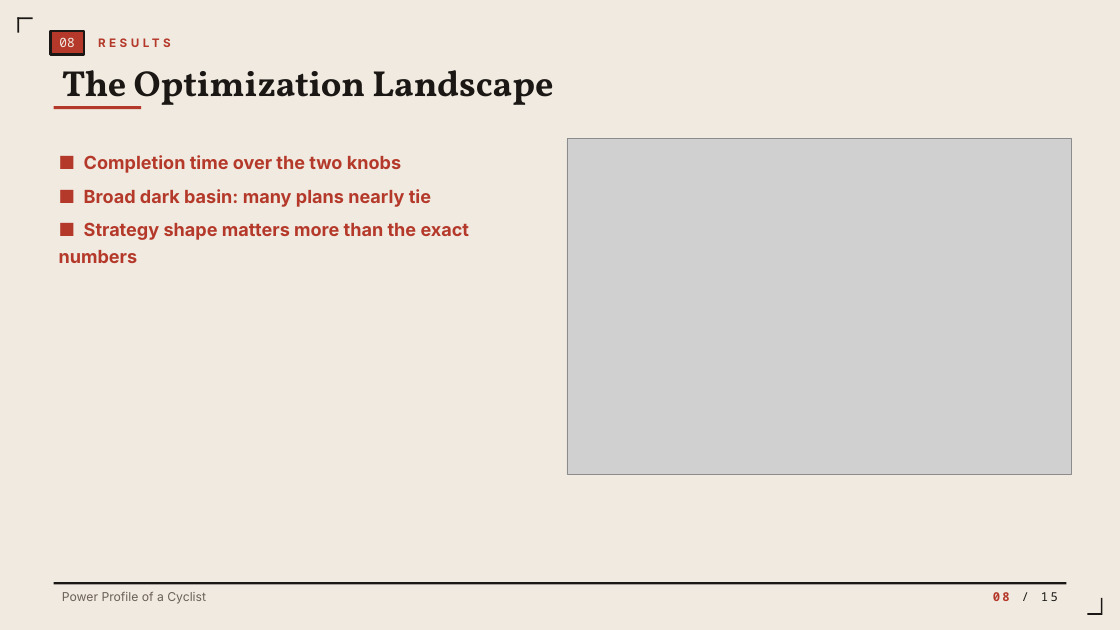
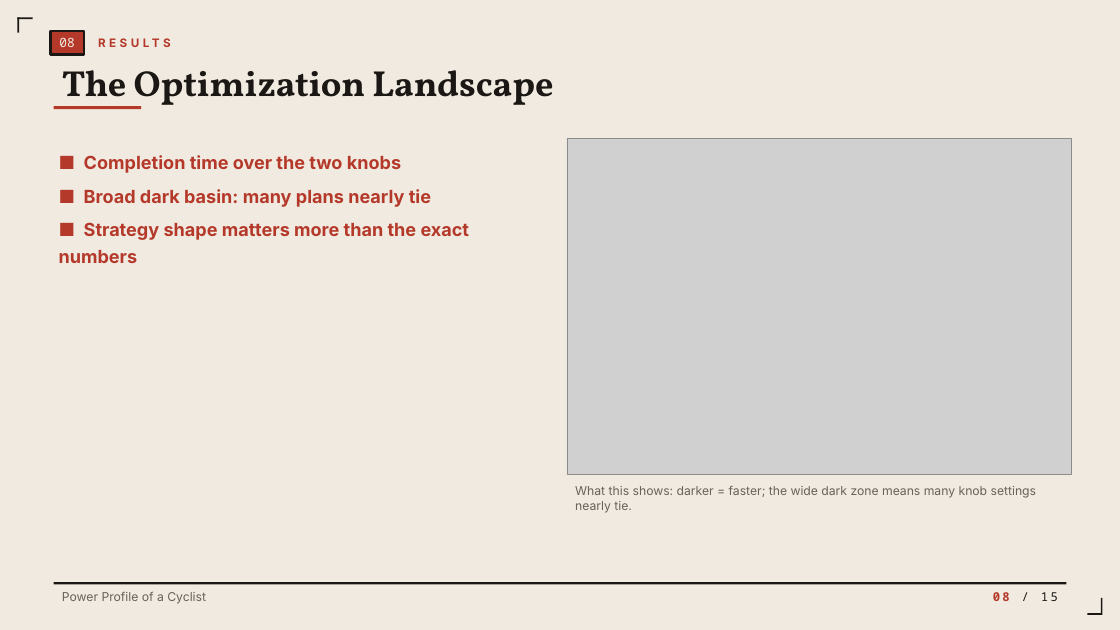
Before and after one commit to wochaotom/Cyclist-Emulator, a slide deck: slide 8 of presentation/Math142_Presentation.pptx. Drawn at 1120x630 pixels with LibreOffice and Linux fonts; fonts in the diff are those of the drawing; grey boxes stand for pictures. Boxes give left, top, right and bottom in pixels: in the first picture for what was removed or moved away, otherwise in the second. Text is boxed around its words. In the diff, an @@ line names an element or a change of style, - is before the commit and + after.

Commit message:
Relabel slide 7 takeaway; add what-this-shows captions on slides 8 and 14

```diff
--- a/presentation/Math142_Presentation.pptx
+++ b/presentation/Math142_Presentation.pptx
@@ text added at (575,486,1037,513), 10.5 pt, text #6B6258 @@
+What this shows: darker = faster; the wide dark zone means many knob settings nearly tie.
```
Also in this commit, not shown: 2 other slides changed.
